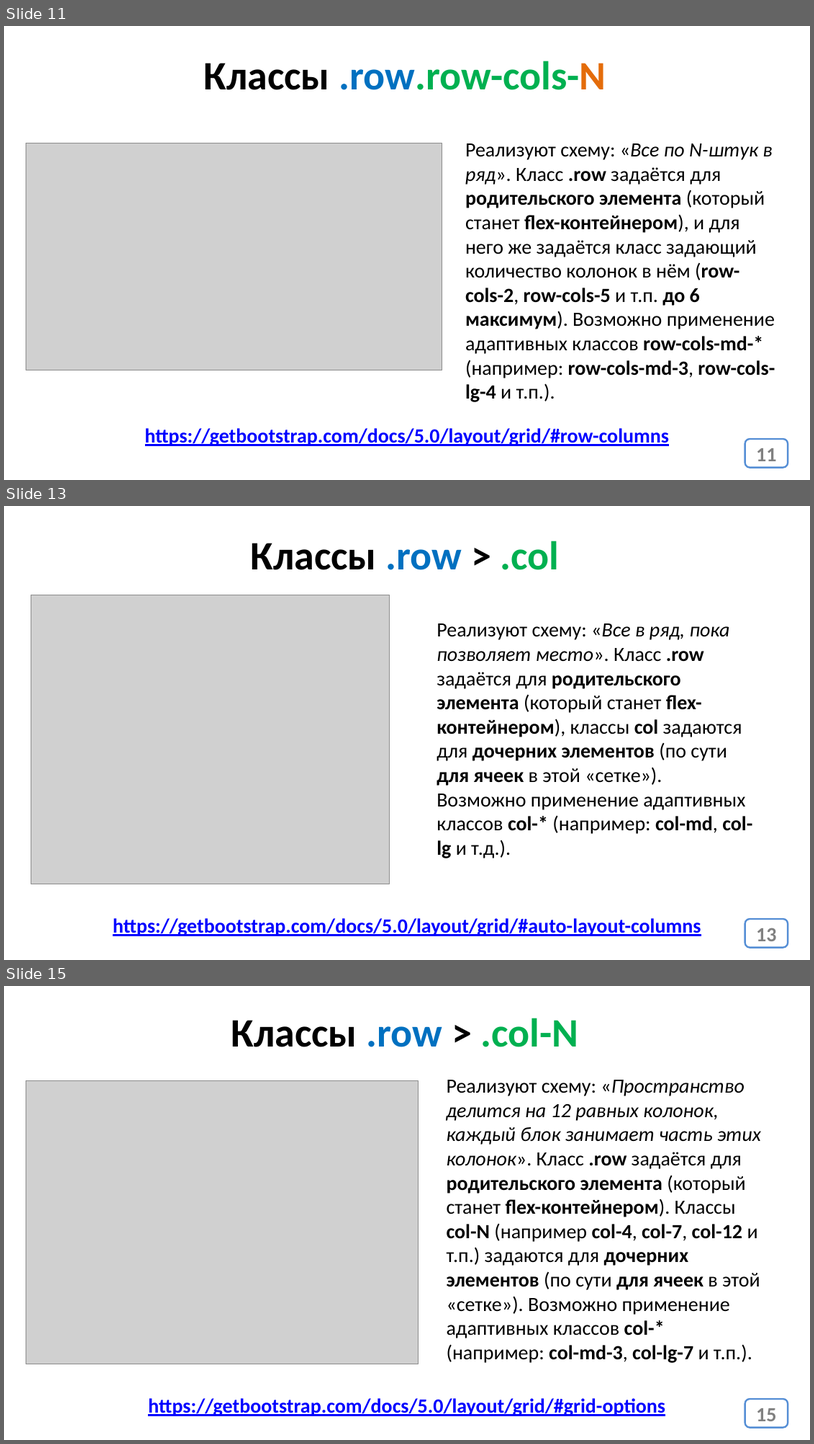
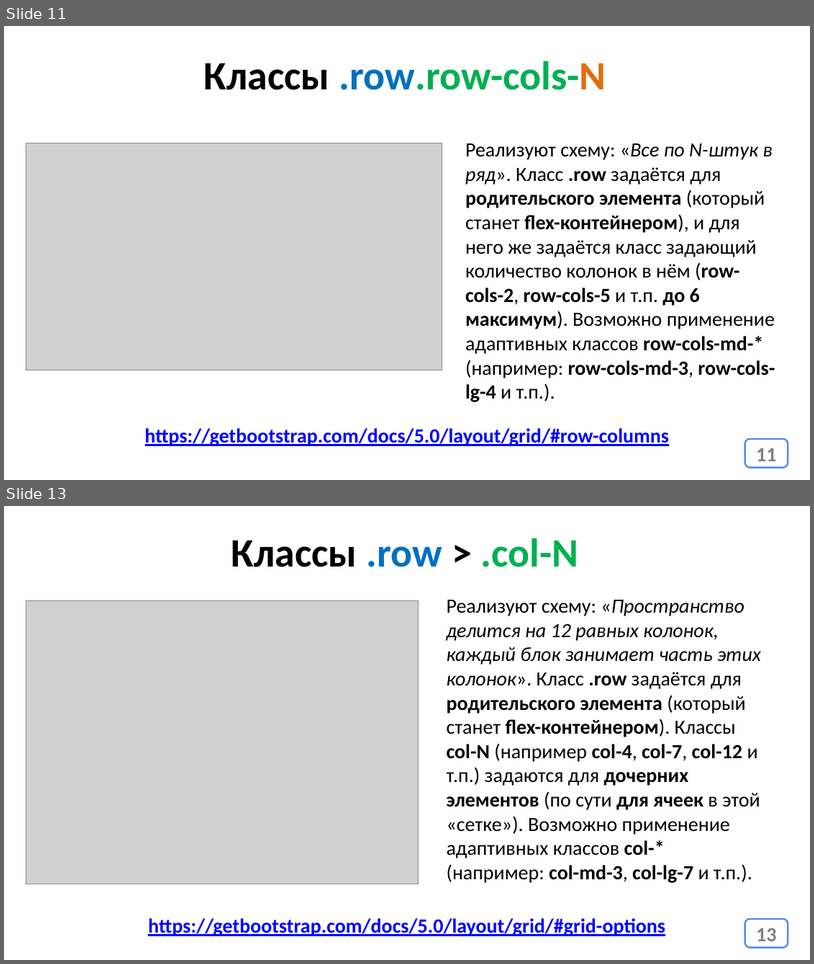
Before and after one commit to web40-ortdnipro/lesson16, a slide deck: lesson16.pptx. Shown one above the other, each under a label of ours: slides 11, 13 and 15 before the commit, slides 11 and 13 after it; the slides between them are not shown. The pictures are 814x1444 and 814x964 pixels, drawn with LibreOffice and Linux fonts; fonts in the diff are those of the drawing; grey boxes stand for pictures. Boxes give left, top, right and bottom in pixels: in the first picture for what was removed or moved away, otherwise in the second. Text is boxed around its words. In the diff, an @@ line names an element or a change of style, - is before the commit and + after.

```diff
--- a/lesson16.pptx
+++ b/lesson16.pptx
@@ slide 13 removed at (4,506,810,960), background #FFFFFF @@
@@ text removed at (251,541,560,570) @@
-Классы .row > .col
@@ picture removed at (31,595,390,883) @@
@@ text removed at (437,623,753,858) @@
-Реализуют схему: «Все в ряд, пока позволяет место». Класс .row задаётся для родительского элемента (который станет flex-контейнером), классы col задаются для дочерних элементов (по сути для ячеек в этой «сетке»). Возможно применение адаптивных классов col-* (например: col-md, col-lg и т.д.).
@@ text removed at (113,918,702,936) @@
-https://getbootstrap.com/docs/5.0/layout/grid/#auto-layout-columns
@@ page number removed at (746,919,789,947) @@
-13
@@ what was slide 15 is now slide 13 @@
@@ page number at (756,927,777,941): text changed @@
-15
+13
```
Also in this commit, not shown: 6 slides changed, 3 other slides removed, 1 other file.
